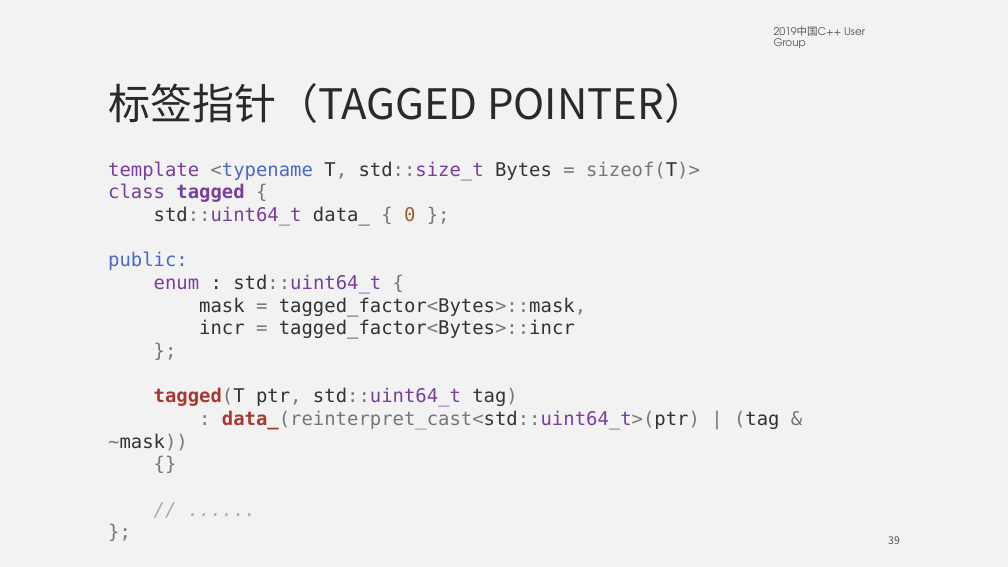
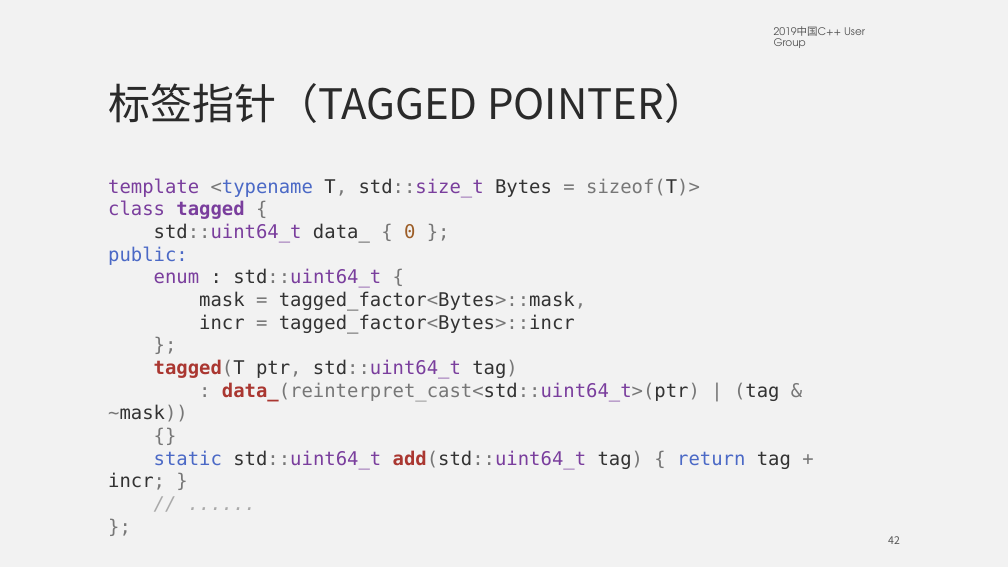
Before and after one commit to mutouyun/lock-free-queue, a slide deck: slide 42 of lock-free.pptx (slide 39 before the commit). Drawn at 1008x567 pixels with LibreOffice and Linux fonts; fonts in the diff are those of the drawing. Boxes give left, top, right and bottom in pixels: in the first picture for what was removed or moved away, otherwise in the second. Text is boxed around its words. In the diff, an @@ line names an element or a change of style, - is before the commit and + after.

```diff
--- a/lock-free.pptx
+++ b/lock-free.pptx
@@ text "template <typename T, std::size_t Bytes ..." moved from (x1=108, y1=161, x2=780, y2=451) to (x1=108, y1=178, x2=791, y2=490) @@
@@ text at (x1=108, y1=450, x2=791, y2=490): paragraph added @@
+static std::uint64_t add(std::uint64_t tag) { return tag + incr; }
@@ page number at (x1=888, y1=536, x2=900, y2=544): text changed @@
-39
+42
```
Also in this commit, not shown: 12 other slides changed, 4 slides added.
